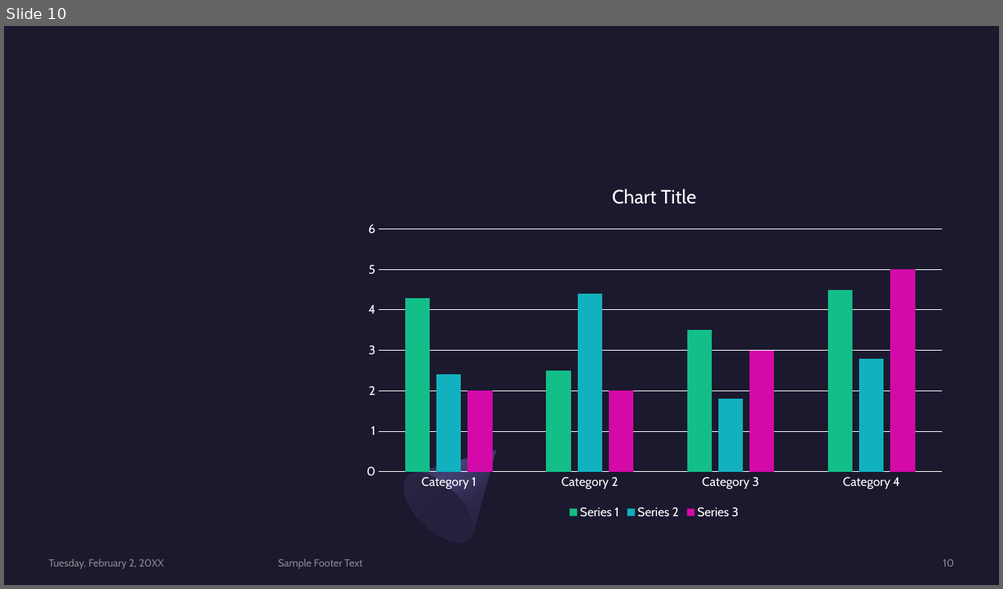
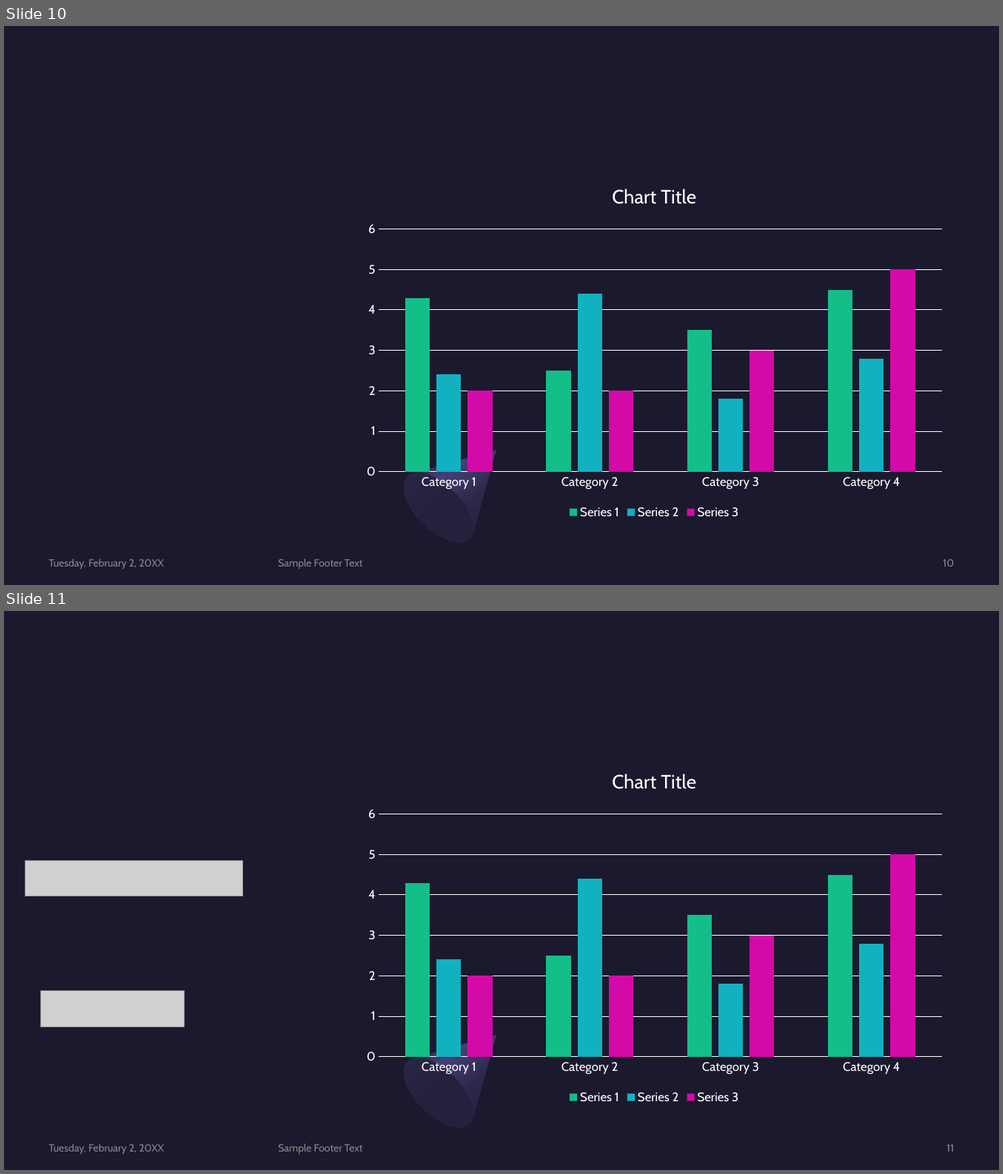
Before and after one commit to CMccormick0003/Data_Science_Salary_Trends, a slide deck: Presentation/draft_presentation_salaries_2023.pptx. Shown one above the other, each under a label of ours: slide 10 before the commit, slides 10 and 11 after it. The pictures are 1003x589 and 1003x1174 pixels, drawn with LibreOffice and Linux fonts; fonts in the diff are those of the drawing; grey boxes stand for pictures. Boxes give left, top, right and bottom in pixels: in the first picture for what was removed or moved away, otherwise in the second. Text is boxed around its words. In the diff, an @@ line names an element or a change of style, - is before the commit and + after.

```diff
--- a/Presentation/draft_presentation_salaries_2023.pptx
+++ b/Presentation/draft_presentation_salaries_2023.pptx
@@ slide 11 added at (4, 611, 999, 1170), background #1B192E; not listed: 2 template elements that a slide beside it also shows @@
@@ column chart added at (355, 754, 954, 1108) @@
+categories: Category 1, Category 2, Category 3, Category 4
+Series 1: 4.3, 2.5, 3.5, 4.5
+Series 2: 2.4, 4.4, 1.8, 2.8
+Series 3: 2, 2, 3, 5
@@ picture added at (25, 861, 243, 897) @@
@@ picture added at (40, 991, 184, 1027) @@
@@ text added at (49, 1144, 164, 1155), 10 pt, text #A6A6A6 at 80% opacity @@
+Tuesday, February 2, 20XX
@@ text added at (278, 1144, 363, 1154), 10 pt, text #A6A6A6 at 80% opacity @@
+Sample Footer Text
@@ page number added at (946, 1145, 953, 1152), 10 pt, text #A6A6A6 at 80% opacity @@
+11
```
Also in this commit, not shown: 1 slide changed, 6 other files.
